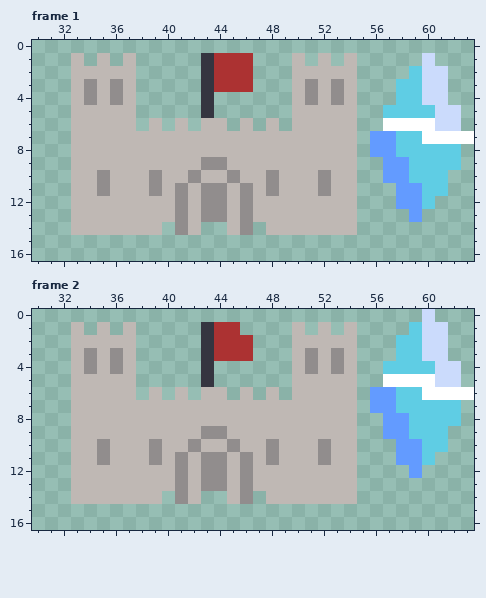
Pixel-art file, stored at NonUnitySources/Aseprite/Sprites Assorted F2.aseprite. The first picture shows the starting point.
64x64 pixels, 2 frames. Shown: frame 1: x 30..63, y 0..16; frame 2: x 30..63, y 0..16.
The same view after the edit:
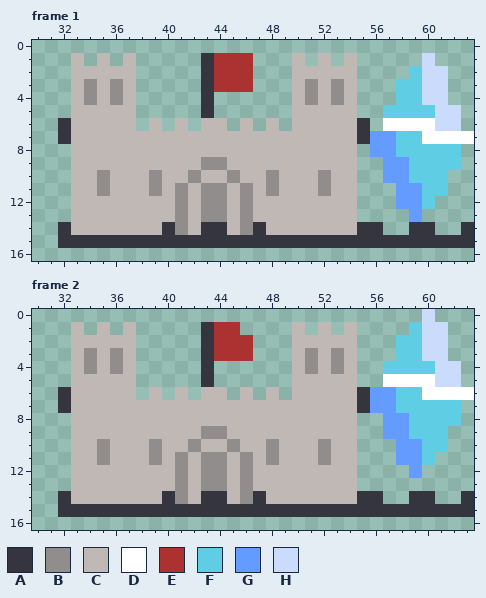
Palette (. is transparent): A #353540  B #918d8d  C #bfb8b4  D #ffffff  E #ac3232  F #5fcde4  G #639bff  H #cbdbfc
The edit:
layer "Colliders" now shown
Frame 1, layer "Colliders":
y 6..7: x 32 . -> A; x 55 . -> A
y 14: x 32 . -> A; x 40 . -> A; x 43..44 .. -> AA; x 47 . -> A; x 55..56 .. -> AA; x 59..60 .. -> AA; x 63 . -> A
y 15: x 32..63 ................................ -> AAAAAAAAAAAAAAAAAAAAAAAAAAAAAAAA
Frame 2, layer "Colliders": the same change as frame 1
Changed places in both pictures, as pixel boxes (x1, y1, x2, y2):
added: (58, 118, 71, 144)
added: (357, 118, 370, 144)
added: (58, 222, 474, 248)
added: (58, 387, 71, 413)
added: (357, 387, 370, 413)
added: (58, 491, 474, 517)
